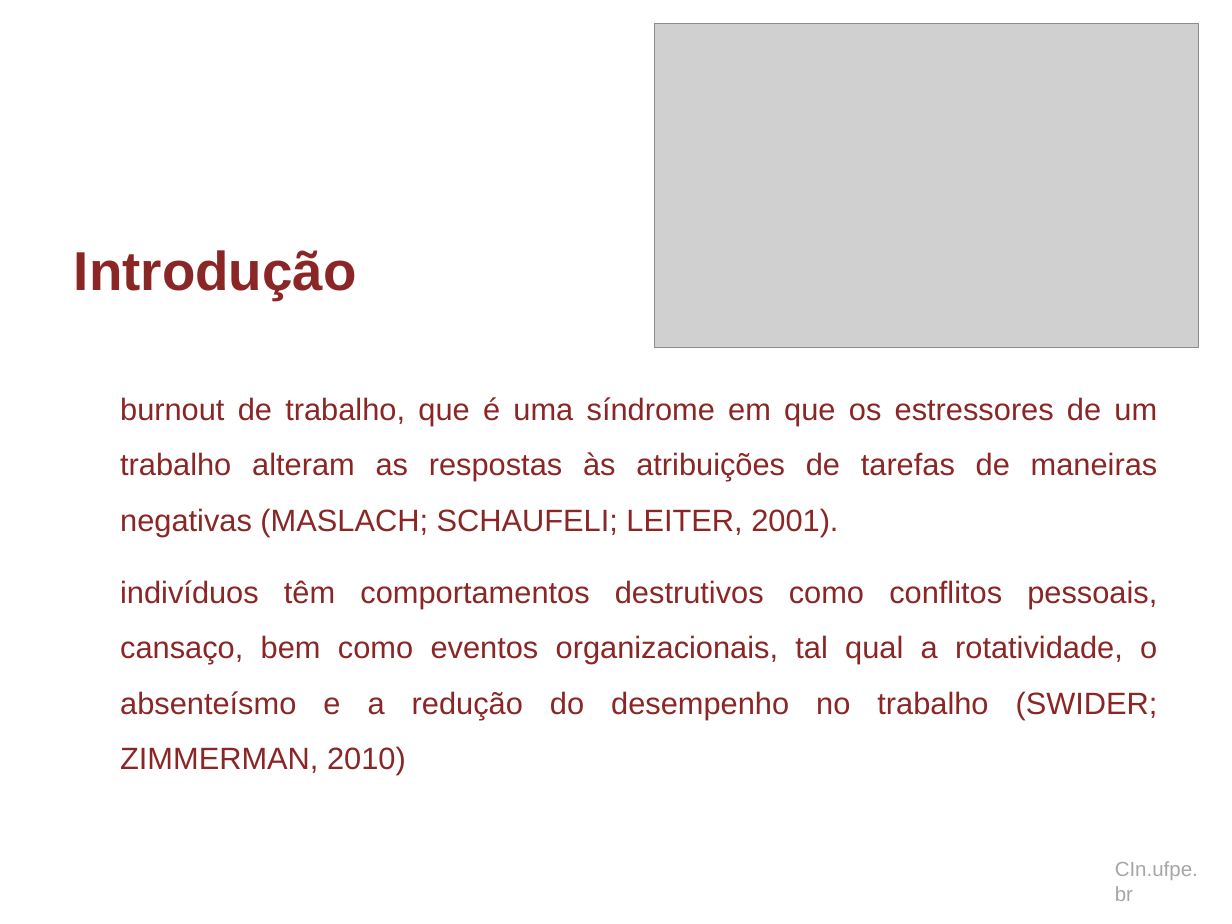
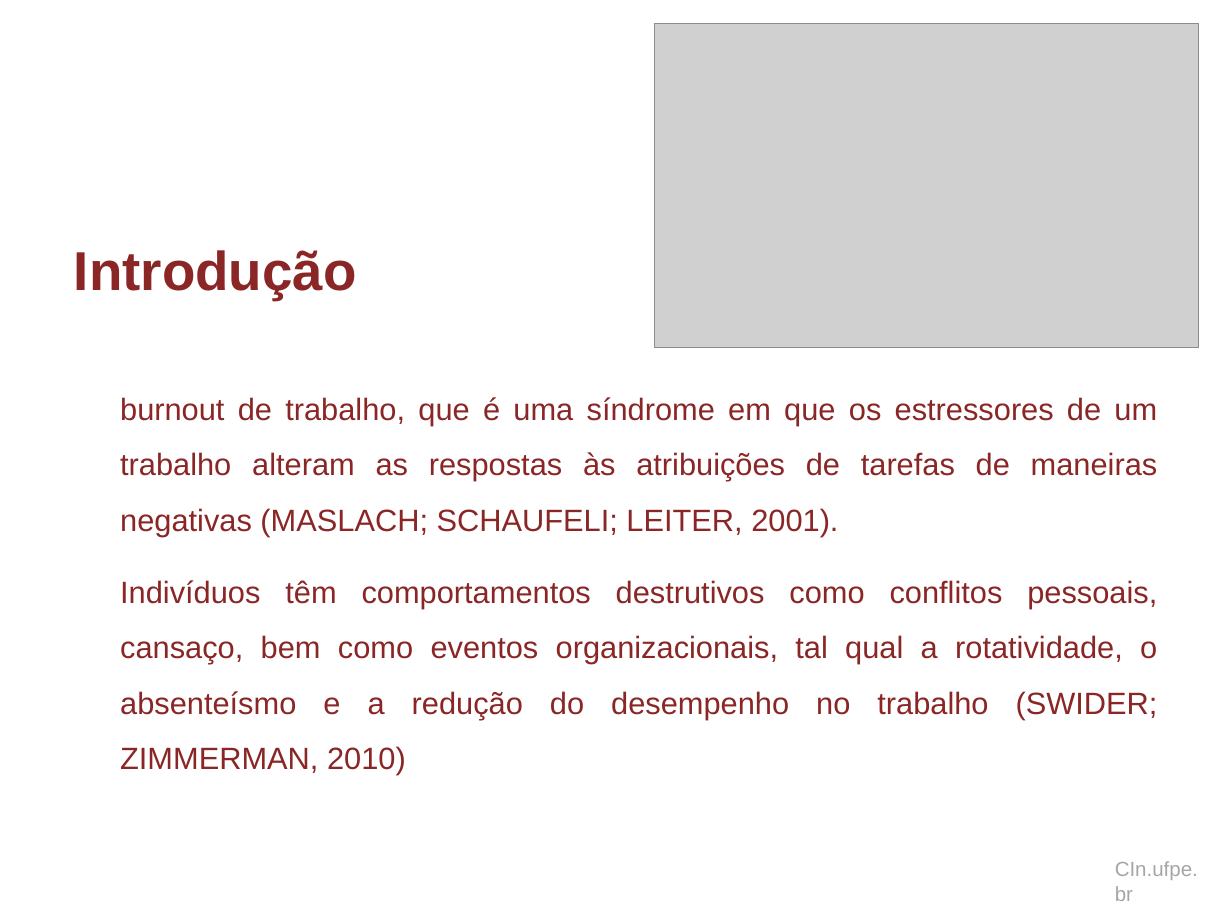
Before and after one commit to dan1lo/doutoradoR, a slide deck: slide 11 of apresentacao doutorado.pptx. Drawn at 1232x924 pixels with LibreOffice and Linux fonts; fonts in the diff are those of the drawing; grey boxes stand for pictures; background and template pictures are left out. Boxes give left, top, right and bottom in pixels: in the first picture for what was removed or moved away, otherwise in the second. Text is boxed around its words. In the diff, an @@ line names an element or a change of style, - is before the commit and + after.

```diff
--- a/apresentacao doutorado.pptx
+++ b/apresentacao doutorado.pptx
@@ text at <box>120,580,1158,775</box>: text changed @@
-indivíduos têm comportamentos destrutivos como conflitos pessoais, cansaço, bem como eventos organizacionais, tal qual a rotatividade, o absenteísmo e a redução do desempenho no trabalho (SWIDER; ZIMMERMAN, 2010)
+Indivíduos têm comportamentos destrutivos como conflitos pessoais, cansaço, bem como eventos organizacionais, tal qual a rotatividade, o absenteísmo e a redução do desempenho no trabalho (SWIDER; ZIMMERMAN, 2010)
```
Also in this commit, not shown: 13 other slides changed, 2 slides removed.
